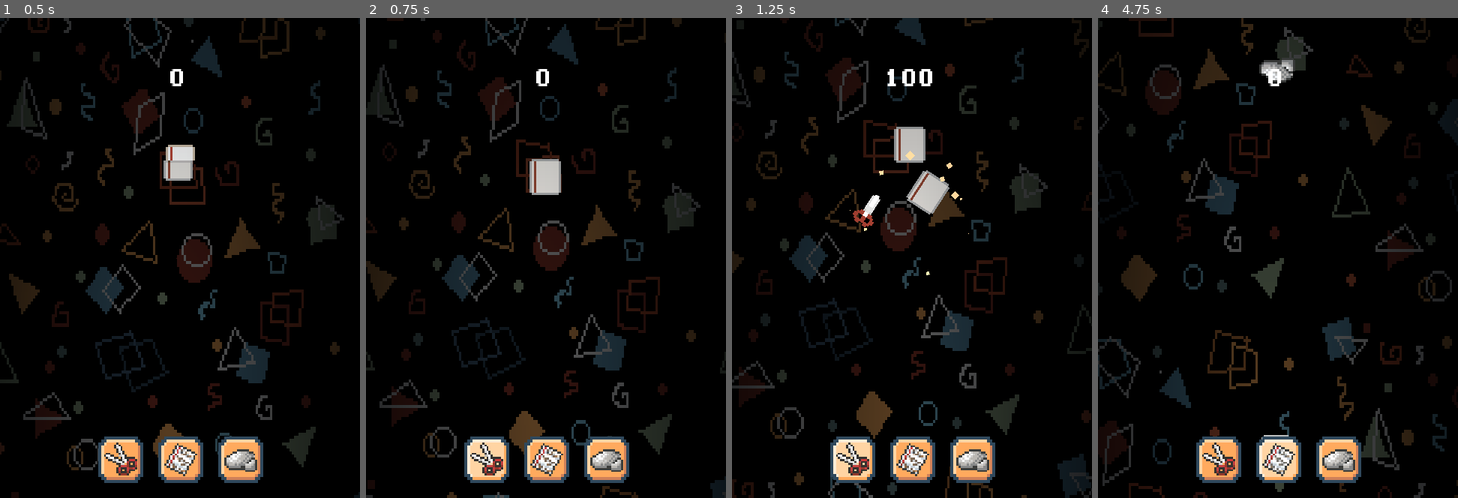
Above: before the commit, frames 1-4 (left to right).
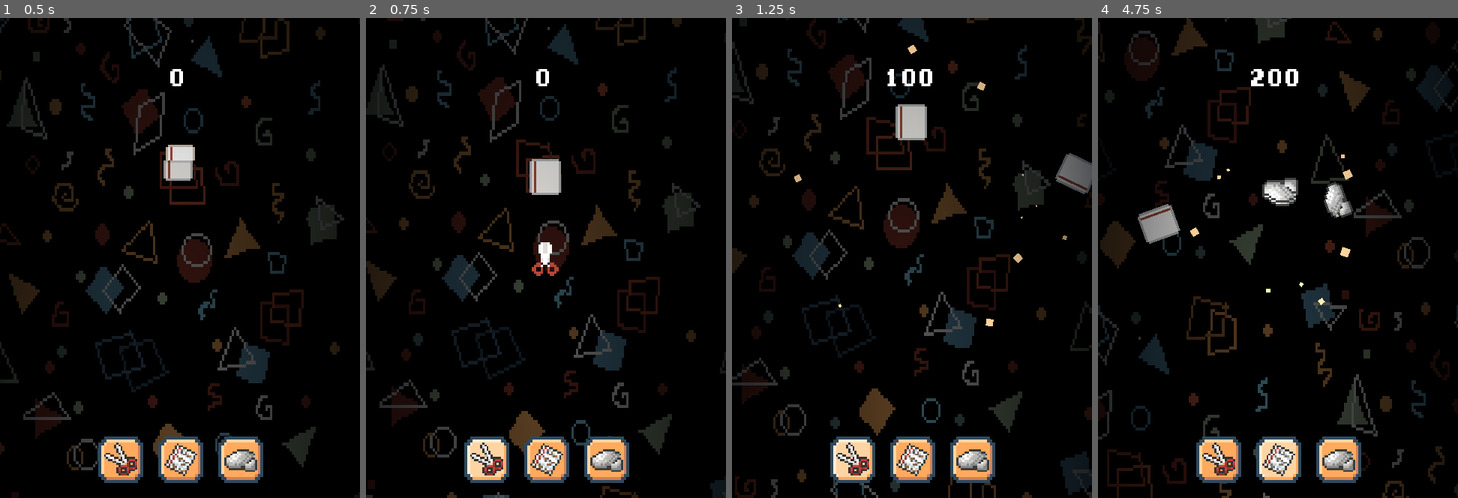
Above: after the commit, the same moments.

Repository: WebsterMiguelle/UnnamedRPS_MockProject
Game: Godot game, scene res://Scenes/Time.tscn
Two runs of this game, one before a commit and one after it. Both use one fixed random seed, a clock stepped at 60 frames per second and the inputs below. This scene is started directly instead of the project's main scene.
Inputs (mouse positions are in pixels of both pictures, inside the frame that each line leads up to):
- Up to frame 1 (0.5 s): no input
- Up to frame 2 (0.75 s): click (488, 459) at 0.5 s
- Up to frame 3 (1.25 s): no input
- Up to frame 4 (4.75 s): click (1278, 459) at 1.25 s; click (1339, 459) at 2 s; click (1220, 459) at 2.75 s; click (1274, 354) at 3.5 s, where only the run before the commit has a clickable "RETRY"; click (1278, 459) at 4.25 s

Frame 1 is identical in both runs. In frame 2, 0.2% of the frame differs, in the area x 46-54%, y 46-54%; in frame 3, 13%; in frame 4, 21%, in the area x 0-100%, y 0-100%.

Commit message:
BGM and SFX Update!

Diff:
--- a/Scenes/Main.tscn
+++ b/Scenes/Main.tscn
@@ -4,9 +4,10 @@
 [ext_resource type="FontFile" uid="uid://c0sti77qwkyg6" path="res://ASSETS/Early GameBoy.ttf" id="2_jw32o"]
 [ext_resource type="Texture2D" uid="uid://4outa15memkd" path="res://ASSETS/Buttons.png" id="3_4aqey"]
 [ext_resource type="Texture2D" uid="uid://bpqid0b3j45nr" path="res://ASSETS/Icons.png" id="4_xgxeb"]
-[ext_resource type="Script" uid="uid://bl5qa7n8mmpb6" path="res://Scripts/shake_camera.gd" id="5_ltlj5"]
+[ext_resource type="Script" uid="uid://bl5qa7n8mmpb6" path="res://Scenes/shake_camera.gd" id="5_ltlj5"]
 [ext_resource type="Shader" uid="uid://mdxx2xm26xss" path="res://Scenes/Gameplay_Background_Scroll.gdshader" id="6_jw32o"]
 [ext_resource type="Texture2D" uid="uid://bile8wypcdiqv" path="res://ASSETS/RPS_Tile_BG_clear.png" id="7_50glp"]
+[ext_resource type="AudioStream" uid="uid://di4q8ygtf555k" path="res://ASSETS/BGM_SFX/Let's Clash.wav" id="8_50glp"]
 
 [sub_resource type="AtlasTexture" id="AtlasTexture_xgxeb"]
 atlas = ExtResource("3_4aqey")
@@ -99,6 +100,9 @@
 scale_max = 5.0
 color = Color(1, 0.6745098, 0, 1)
 
+[sub_resource type="AudioStreamPolyphonic" id="AudioStreamPolyphonic_jw32o"]
+polyphony = 16
+
 [node name="Main" type="Node2D" unique_id=76817665]
 process_mode = 3
 script = ExtResource("1_pojwb")
@@ -234,7 +238,6 @@
 icon_alignment = 1
 
 [node name="Pause Screen" type="ColorRect" parent="CanvasLayer" unique_id=1065463818]
-visible = false
 anchors_preset = 15
 anchor_right = 1.0
 anchor_bottom = 1.0
@@ -244,7 +247,6 @@
 
 [node name="Paused" type="Label" parent="CanvasLayer/Pause Screen" unique_id=2093402619]
 process_mode = 1
-visible = false
 layout_mode = 1
 anchors_preset = 14
 anchor_top = 0.5
@@ -326,10 +328,19 @@
 [node name="CLASH_particles" type="GPUParticles2D" parent="ColorRect" unique_id=1413266556]
 position = Vector2(243.565, 684.895)
 rotation = 7.819075
-amount = 30
-lifetime = 3.8299999999999996
+amount = 50
+lifetime = 3.83
 randomness = 0.57
 process_material = SubResource("ParticleProcessMaterial_vy5pj")
+
+[node name="SFX Player" type="AudioStreamPlayer2D" parent="." unique_id=1358885339]
+stream = SubResource("AudioStreamPolyphonic_jw32o")
+autoplay = true
+
+[node name="BGM Player" type="AudioStreamPlayer2D" parent="." unique_id=660192274]
+stream = ExtResource("8_50glp")
+volume_db = -3.476
+autoplay = true
 
 [connection signal="pressed" from="CanvasLayer/HBoxContainer/Scissors" to="." method="_on_scissors_pressed"]
 [connection signal="pressed" from="CanvasLayer/HBoxContainer/Paper" to="." method="_on_paper_pressed"]
--- a/Scripts/background.gd
+++ b/Scripts/background.gd
@@ -19,8 +19,26 @@
 @onready var background: ColorRect = $ColorRect
 @onready var CLASH_particles: GPUParticles2D = $ColorRect/CLASH_particles
 
+@onready var sfx_player: AudioStreamPlayer2D = $"SFX Player"
+var playback: AudioStreamPlaybackPolyphonic
+const BUTTON:AudioStream = preload("uid://dbfmq2oucugf7")
+const CLASH = preload("uid://bx4sjsu5b86xu")
+const COMBO = preload("uid://cm6qjmtcwnrj6")
+const DRAW = preload("uid://7wchsd46l0mb")
+const LOSE_COUNTER = preload("uid://cjilfol4gvosx")
+const PAPER_COUNTER = preload("uid://djlyvcjvdvl7b")
+const ROCK_COUNTER = preload("uid://cm3paivwl2rrm")
+const SCISSOR_COUNTER = preload("uid://c875dj5f4v8pp")
+const CLASH_CHEER = preload("uid://deyrr25vfblh7")
+const SUPER_CLASH = preload("uid://cnotsb71flbsn")
+const MEGA_CLASH = preload("uid://d24fw1joefwbj")
+const RPS_CLASH = preload("uid://dc7l11blghllo")
+
+@onready var bgm_player: AudioStreamPlayer2D = $"BGM Player"
+
+
 @export var player_speed := 300
-@export var player_acceleration := 20
+@export var player_acceleration := 200
 
 @export var enemy_speed := 150
 @export var points_per_win: int = 100
@@ -33,7 +51,7 @@
 @export var enemy_decceleration := 20
 @export var enemy_spawn_rate := 3.0:
 	set(value):
-		enemy_spawn_rate = clamp(value,1.0,3.0)
+		enemy_spawn_rate = clamp(value,0.6,3.0)
 
 var draw_words = [
 	"Draw!",
@@ -131,6 +149,14 @@
 	game_over_screen.visible = false
 	background.color = Color.BLACK
 	CLASH_particles.emitting = false
+	playback = sfx_player.get_stream_playback()
+
+func play_sound(stream: AudioStream):
+	if !sfx_player.playing:
+		sfx_player.play()
+		playback = sfx_player.get_stream_playback()
+
+	playback.play_stream(stream)
 
 func _input(event):
 	if event is InputEventKey and event.pressed and event.keycode == KEY_SPACE:
@@ -142,15 +168,19 @@
 	score_label.text = str(player_score)
 
 func _on_scissors_pressed():
+	play_sound(BUTTON)
 	print("Spawning Triangle")
 	spawn_shape(triangle_scene, $"CanvasLayer/HBoxContainer/Scissors")
 
 func _on_paper_pressed():
 	print("Spawning Paper")
+	play_sound(BUTTON)
 	spawn_shape(square_scene, $"CanvasLayer/HBoxContainer/Paper")
 
 func _on_rock_pressed():
 	print("Spawning Rock")
+	play_sound(BUTTON)
+	print(sfx_player.playing)
 	spawn_shape(circle_scene, $"CanvasLayer/HBoxContainer/Rock")
 
 func spawn_shape(shape_scene, button_node):
@@ -265,6 +295,7 @@
 	if player_type == enemy_type:
 		print("Draw!")
 		combo = 0
+		play_sound(DRAW)
 		var tween = create_tween()
 		tween.tween_property(background, "color", Color.BLACK, 0.2)
 		CLASH_particles.emitting = false
@@ -299,17 +330,29 @@
 		var hype = get_hype_word()
 		var popup_text = "%s x%d" % [hype, combo]
 
+		if(player_type == "Triangle"): play_sound(SCISSOR_COUNTER)
+		if(player_type == "Square"): play_sound(PAPER_COUNTER)
+		if(player_type == "Circle"): play_sound(ROCK_COUNTER)
+
 		if combo > 2:
+			play_sound(COMBO)
 			spawn_score_popup(popup_text, position)
 		if combo == 10:
+			play_sound(CLASH)
+			play_sound(SUPER_CLASH)
 			spawn_clash_popup("SUPER CLASH!",Color.SKY_BLUE)
 			var tween = create_tween()
 			tween.tween_property(background, "color", Color("221a4a"), 0.2)
 		elif combo == 20:
+			play_sound(CLASH)
+			play_sound(MEGA_CLASH)
 			spawn_clash_popup("MEGA CLASH!", Color.HOT_PINK)
 			var tween = create_tween()
 			tween.tween_property(background, "color", Color("6a2331"), 0.2)
-		elif combo == 30:
+		elif combo % 30 == 0:
+			play_sound(CLASH)
+			play_sound(RPS_CLASH)
+			play_sound(CLASH_CHEER)
 			spawn_clash_popup("RPS CLASH!", Color.GOLDENROD)
 			var tween = create_tween()
 			tween.tween_property(background, "color", Color("7d3300"), 0.2)
@@ -317,6 +360,7 @@
 
 		var shake_power = clamp(0.5 + combo * 0.1, 0.5, 2.0)
 		shake_camera.add_trauma(shake_power)
+
 
 	else:
 		print("Player Loses!")
@@ -328,14 +372,16 @@
 	if chance <= 0.3:
 		var rand = randi() % 3
 		spawn_enemy_top(rand)
-		await get_tree().create_timer(0.3).timeout
+		await get_tree().create_timer(0.1).timeout
 		spawn_enemy_top(rand)
-		await get_tree().create_timer(0.3).timeout
+		await get_tree().create_timer(0.1).timeout
 		spawn_enemy_top(rand)
 	else:
 		spawn_enemy_top(-1)
 
 func show_game_over():
+	play_sound(LOSE_COUNTER)
+	bgm_player.stop()
 	game_over_screen.visible = true
 	await get_tree().process_frame
 	get_tree().paused = true
@@ -348,7 +394,7 @@
 
 
 func _on_difficulty_timer_timeout() -> void:
-	final_enemy_speed += 20
+	final_enemy_speed += 30
 	enemy_spawn_rate -= 0.2
 	enemy_timer.wait_time = enemy_spawn_rate
 	initial_enemy_speed += 30
--- a/project.godot
+++ b/project.godot
@@ -11,7 +11,7 @@
 [application]
 
 config/name="Mock GameDev"
-run/main_scene="uid://chucarwh7wvmd"
+run/main_scene="uid://bd1sr2nofh4ip"
 config/features=PackedStringArray("4.6", "GL Compatibility")
 config/icon="res://icon.svg"
 run/canvas_textures/default_texture_filter=1
Not shown, added: ASSETS/BGM_SFX/Button.wav.import
Not shown, added: ASSETS/BGM_SFX/CLASH CHEER.wav.import
Not shown, added: ASSETS/BGM_SFX/CLASH.wav.import
Not shown, added: ASSETS/BGM_SFX/Combo.wav.import
Not shown, added: ASSETS/BGM_SFX/Draw.wav.import
Not shown, added: ASSETS/BGM_SFX/Let's Clash.wav.import
Not shown, added: ASSETS/BGM_SFX/LoseCounter.wav.import
Not shown, added: ASSETS/BGM_SFX/MEGA CLASH.wav.import
Not shown, added: ASSETS/BGM_SFX/PaperCounter.wav.import
Not shown, added: ASSETS/BGM_SFX/RPS CLASH.wav.import
Not shown, added: ASSETS/BGM_SFX/RockCounter.wav.import
Not shown, added: ASSETS/BGM_SFX/SUPER CLASH.wav.import
(and 16 more such lines)
